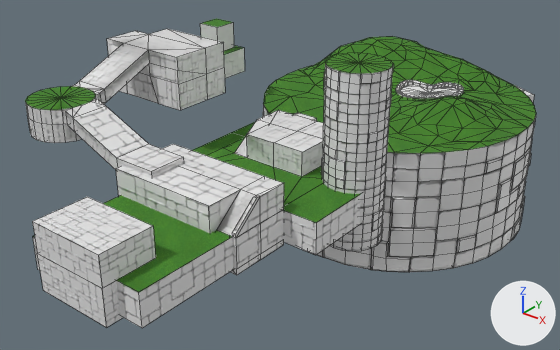
The FBX model Plat_TCC/Assets/Environment/Main Terrain/World 1_01.fbx as it was, and as the next commit left it.
Before and after are seen from a 50 mm camera at (123.3, -190.9, 83.7) aimed at (-11.4, -22.6, -20.6). Lighting does not change. The marker at lower right points along +X, +Y and +Z. Mesh edges are drawn as thin lines.
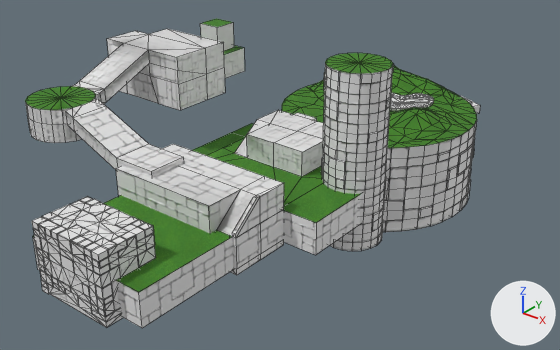
What changed in the scene script:
```text
Change me_scene_006:
    used by ob_cube__3; location = (-49.1, -71.5, 0.6)
    remove me_scene_006.from_pydata(...)  # 1795 vertices, 1982 faces; spans x -13.0..94.0, y -38.0..152.0, z -48.0..24.0
    add me_scene_006.from_pydata(...)  # 2330 vertices, 2630 faces; spans x -13.0..81.0, y -38.0..124.0, z -36.0..24.0
    me_scene_006 part 1: 298 vertices moved from x -1.0..94.0, y 54.0..143.0, z -48.0..1.0 to x 14.0..81.0, y 58.0..117.0, z -36.0..-1.0; 689 vertices removed from x 4.0..94.0, y 31.0..152.0, z -48.0..-5.0; 679 vertices added at x 17.0..81.0, y 54.0..124.0, z -36.0..-5.0
    me_scene_006 part 2: 545 vertices added at x 38.0..60.0, y -38.0..-23.0, z -18.0..1.0
    me_scene_006 part 3: 27 kept faces spanning x 17.0..78.0, y -5.0..102.0, z -24.0..-4.0 get new texture (UV) coordinates
```

Boxes [x1, y1, x2, y2] around the edits, measured in the pictures (560 x 350 px; the box of a moved part takes in the faces that stretch with it):
'Cube__3_', reshaped (11% narrower): before [25, 19, 536, 328]; after [25, 19, 480, 328]
part 1 of me_scene_006, moved or reshaped: before [192, 36, 536, 272]; after [223, 66, 480, 232]
part 2 of me_scene_006, added: after [32, 196, 156, 327]
part 3 of me_scene_006, surface changed: before [386, 69, 443, 182]; after [386, 86, 423, 171]
